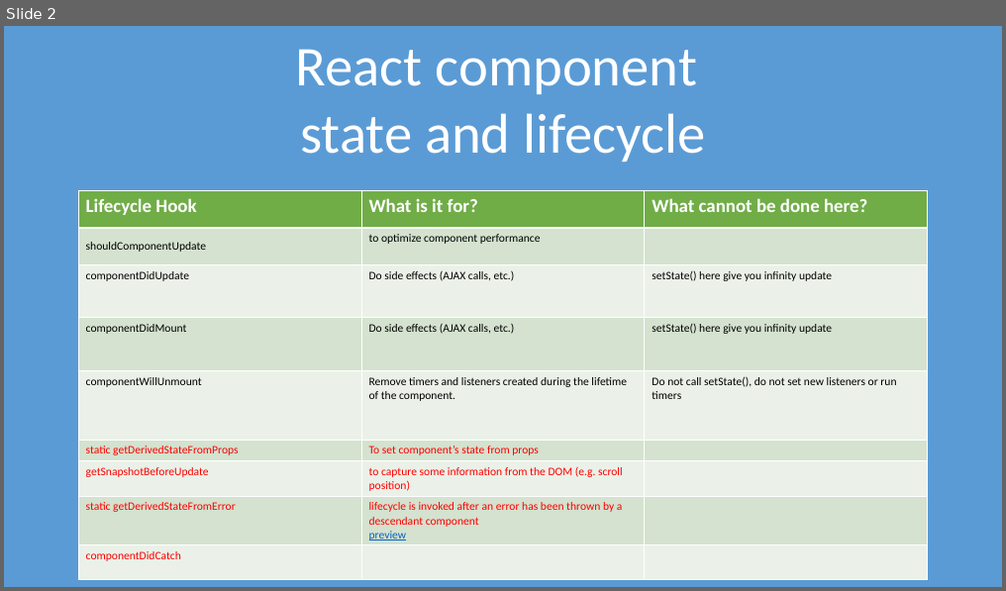
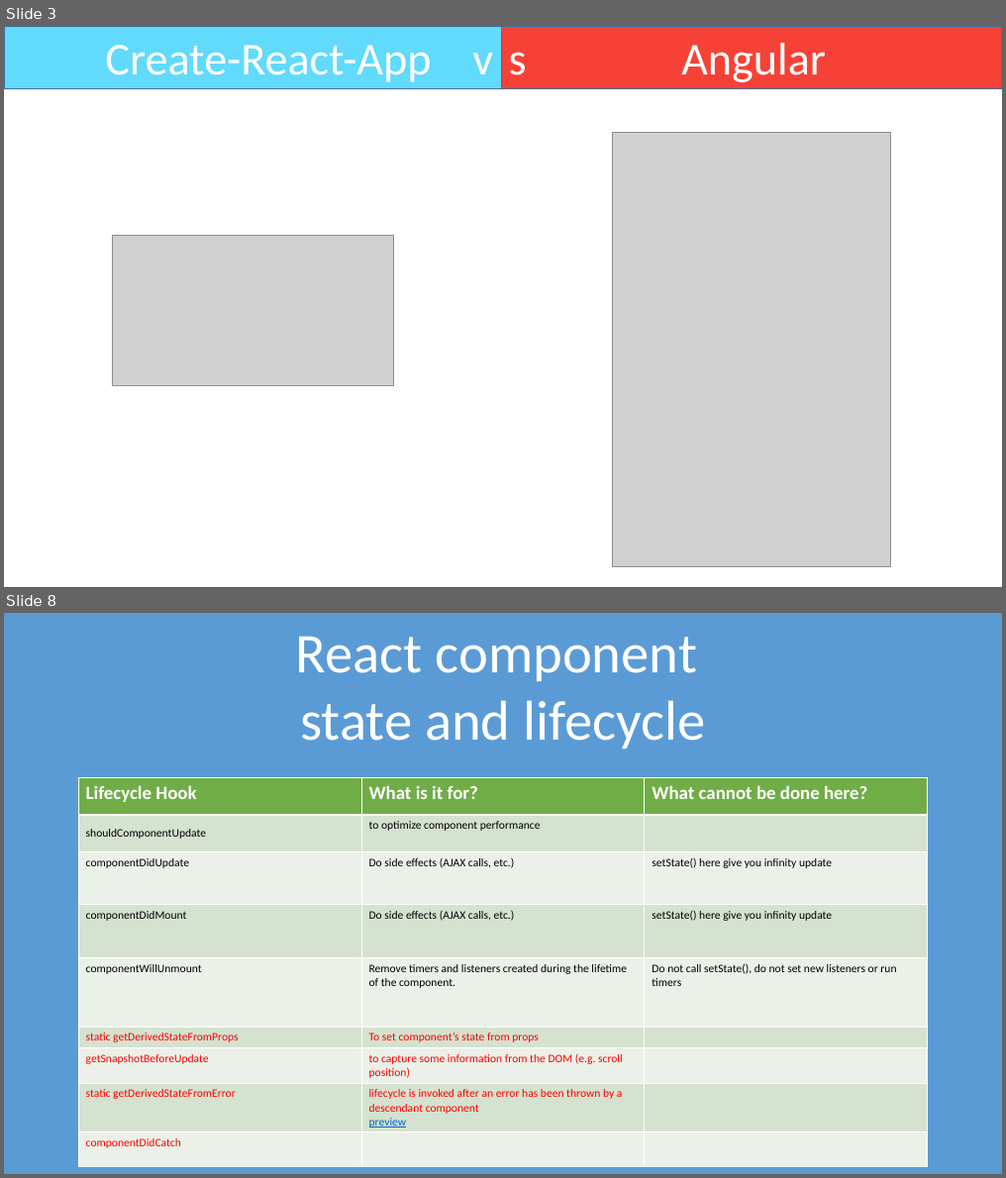
Before and after one commit to TigranVardanyan/React-component-lifecycle, a slide deck: React component lifecycle.pptx. Shown one above the other, each under a label of ours: slide 2 before the commit, slides 3 and 8 after it; the slides between them are not shown. The pictures are 1006x591 and 1006x1178 pixels, drawn with LibreOffice and Linux fonts; fonts in the diff are those of the drawing; grey boxes stand for pictures. Boxes give left, top, right and bottom in pixels: in the first picture for what was removed or moved away, otherwise in the second. Text is boxed around its words. In the diff, an @@ line names an element or a change of style, - is before the commit and + after.

```diff
--- a/React component lifecycle.pptx
+++ b/React component lifecycle.pptx
@@ slide 3 added at (x1=4, y1=26, x2=1002, y2=587), background #FFFFFF @@
@@ rectangle added at (x1=4, y1=26, x2=501, y2=89), fill #61DAFB, outline #43739E 1 pt, 44 pt, text #FFFFFF @@
+Create-React-App v
@@ rectangle added at (x1=501, y1=26, x2=1002, y2=89), fill #F64236, outline #43739E 1 pt, 44 pt, text #FFFFFF @@
+s Angular
@@ picture added at (x1=613, y1=132, x2=891, y2=568) @@
@@ picture added at (x1=112, y1=236, x2=393, y2=386) @@
@@ what was slide 2 is now slide 8 @@
```
Also in this commit, not shown: 2 slides changed, 4 other slides added.
